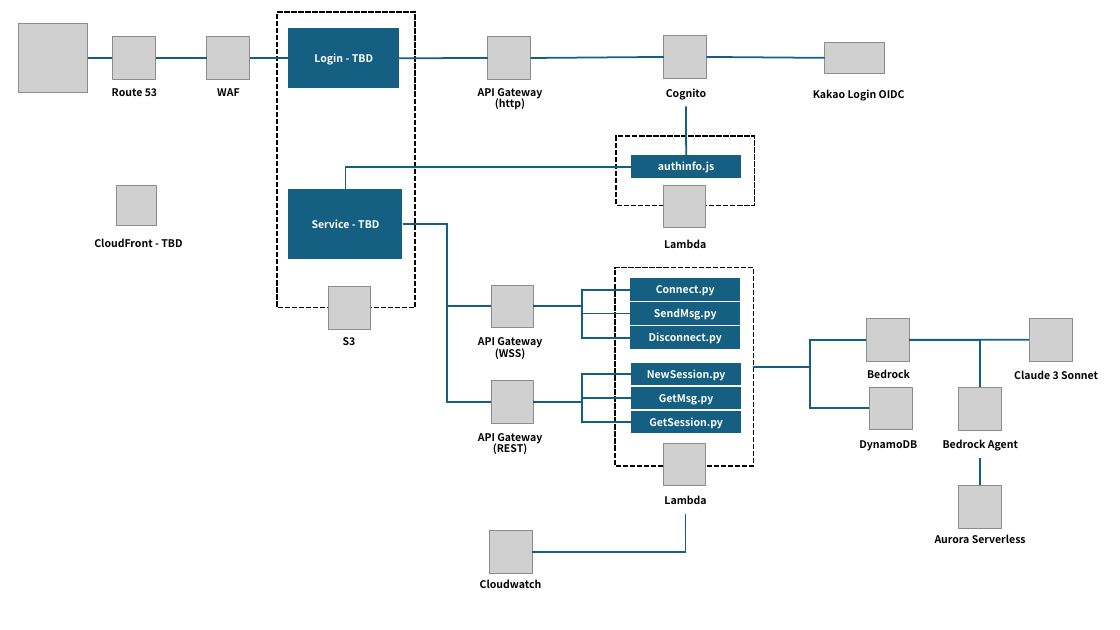
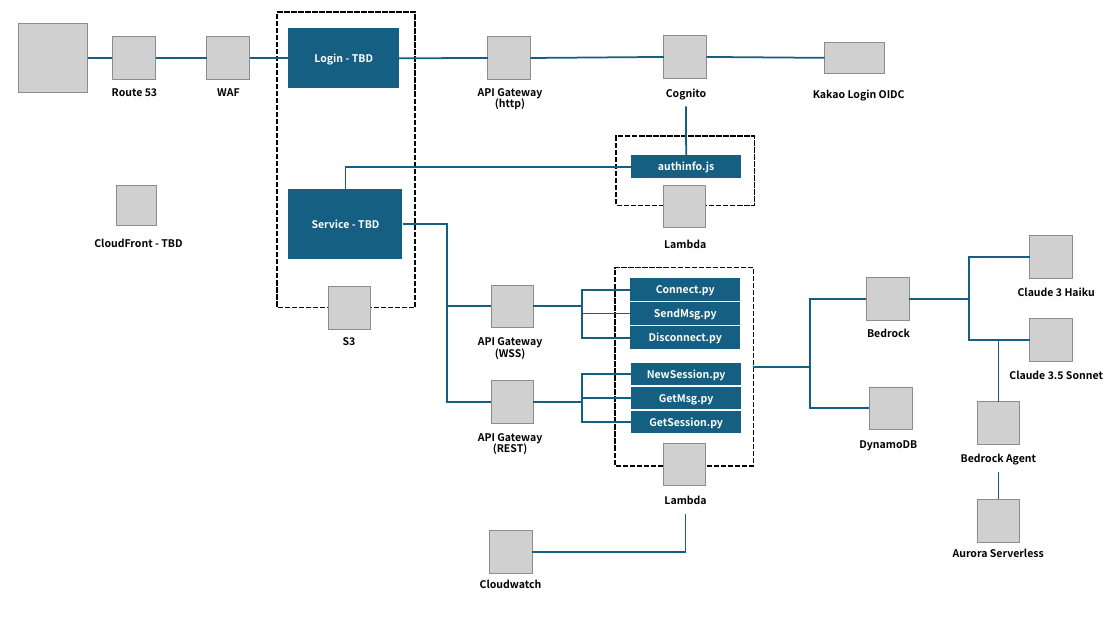
Before and after one commit to Yihoon-J/tarot-chat-AI, a slide deck: slide 9 of 개발계획서.pptx. Drawn at 1120x630 pixels with LibreOffice and Linux fonts; fonts in the diff are those of the drawing; grey boxes stand for pictures. Boxes give left, top, right and bottom in pixels: in the first picture for what was removed or moved away, otherwise in the second. Text is boxed around its words. In the diff, an @@ line names an element or a change of style, - is before the commit and + after.

```diff
--- a/개발계획서.pptx
+++ b/개발계획서.pptx
@@ picture added at (1030, 235, 1073, 278) @@
@@ elbow line added from (1030, 257) to (909, 299), #156082 1.5 pt @@
@@ elbow line moved from (866, 340) - (754, 367) to (866, 299) - (754, 367) @@
@@ picture: place and size @@
-picture at (866, 318, 909, 361)
+picture at (866, 277, 909, 320)
@@ elbow line moved from (981, 388) - (909, 340) to (1030, 339) - (909, 299) @@
@@ text added at (1018, 287, 1095, 296), 9 pt, text #000000, bold @@
+Claude 3 Haiku
@@ text "Bedrock": place and size @@
-text "Bedrock" at (867, 369, 910, 378)
+text "Bedrock" at (867, 328, 910, 337)
@@ line removed from (1030, 339) to (909, 340) @@
@@ elbow line added from (1030, 339) to (999, 402), #156082 1.5 pt @@
@@ text at (1009, 370, 1103, 379): text changed @@
-Claude 3 Sonnet
+Claude 3.5 Sonnet
@@ picture: place and size @@
-picture at (960, 388, 1002, 431)
+picture at (977, 402, 1020, 444)
@@ 2 texts, 1 picture, 1 line: place and size @@
-2 texts, 1 picture, 1 line at (935, 439, 1026, 543)
+2 texts, 1 picture, 1 line at (953, 453, 1044, 557)
```
Also in this commit, not shown: 3 other files.
